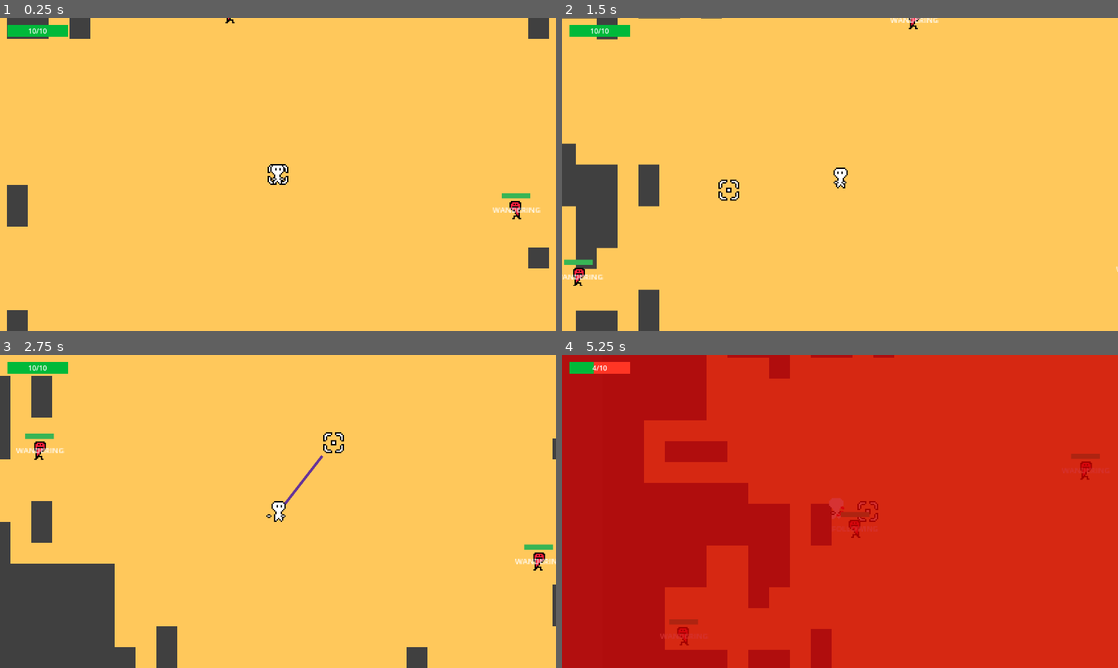
Above: before the commit, frames 1-4 (two rows, left to right).
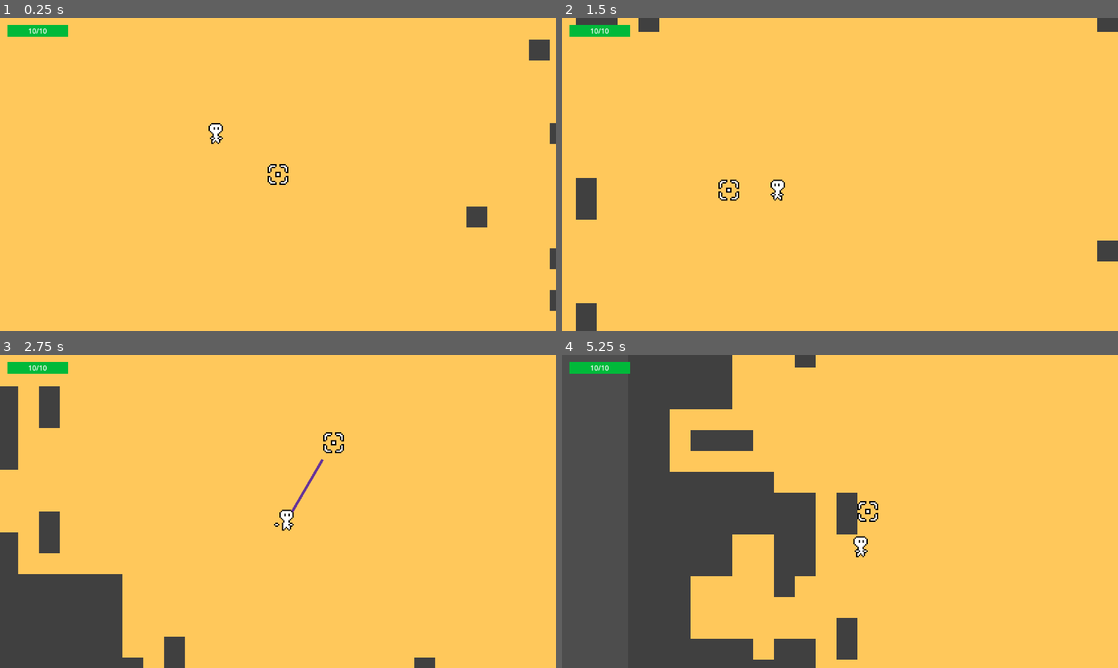
Above: after the commit, the same moments.

Repository: jelmersnippe/punching-game
Game: Godot game, scene res://main.tscn
Same seed, same stepped clock (60 frames per second), same inputs: the game is played once before the commit and once after it.
Inputs (mouse positions are in pixels of both pictures, inside the frame that each line leads up to):
- Up to frame 1 (0.25 s): no input
- Up to frame 2 (1.5 s): move the mouse to (962, 158) at 0.52 s; press the mouse at (962, 158) at 0.53 s; hold D (move_right) 0.53-1.28 s; move the mouse to (728, 190) at 1.27 s; release the mouse at (728, 190) at 1.28 s; hold S (move_down) from 1.28 s (still down); click (728, 190) at 1.35 s
- Up to frame 3 (2.75 s): move the mouse to (333, 442) at 2.02 s; release S (move_down) at 2.03 s; press the mouse at (333, 442) at 2.03 s; hold D (move_right) from 2.03 s (still down)
- Up to frame 4 (5.25 s): move the mouse to (812, 574) at 2.77 s; release D (move_right) at 2.78 s; release the mouse at (812, 574) at 2.78 s; hold W (move_up) 2.78-3.53 s; click (812, 574) at 2.85 s; move the mouse to (1006, 558) at 3.52 s; press the mouse at (1006, 558) at 3.53 s; hold A (move_left) 3.53-5.03 s; move the mouse to (673, 464) at 4.27 s; release the mouse at (673, 464) at 4.28 s; click (673, 464) at 4.35 s; move the mouse to (867, 511) at 5.02 s; press the mouse at (867, 511) at 5.03 s; hold S (move_down) from 5.03 s (still down)

The runs differ from the first frame. In frame 1, 3.0% of the frame differs, in the area x 1-100%, y 0-100%; in frame 2, 5.0%; in frame 3, 4.5%; in frame 4, 100%, in the area x 0-100%, y 0-100%.

Commit message:
Add logic to camera so it offsets towards mouse

Diff:
--- a/main.tscn
+++ b/main.tscn
@@ -9,6 +9,7 @@
 
 [node name="Main" type="Node2D"]
 script = ExtResource("1_r6xi6")
+enemy_spawn_count = 0
 
 [node name="UI" parent="." instance=ExtResource("5_6mjw4")]
 
--- a/player.gd
+++ b/player.gd
@@ -52,8 +52,6 @@
 	var direction = (get_global_mouse_position() - global_position).normalized()
 	draw_line(Vector2(0, 0), distance * direction, Color.REBECCA_PURPLE, 2)
 
-	$Sprite.flip_h = direction.x < 0
-
 func _physics_process(delta):
 	if knocked:
 		move_and_slide()
@@ -78,9 +76,10 @@
 	var input = Vector2(Input.get_axis("move_left", "move_right"), Input.get_axis("move_up", "move_down")).normalized()
 	velocity = input * SPEED
 
-	if input.x > 0:
+	var face_direction = global_position.direction_to(get_global_mouse_position())
+	if face_direction.x > 0:
 		$Sprite.flip_h = false
-	elif input.x < 0:
+	elif face_direction.x < 0:
 		$Sprite.flip_h = true
 
 	if Input.is_action_pressed("charge"):
--- a/player_camera.gd
+++ b/player_camera.gd
@@ -2,9 +2,26 @@
 
 var target: Node2D
 
-func _physics_process(_delta):
-	if target != null:
-		global_position = target.global_position
+@export var max_offset = 100
+@export var smoothing = 5
+
+func _physics_process(delta):
+	if target == null:
+		return
+
+	var screen_size = Vector2(get_viewport().size)
+
+	var mouse_position = get_global_mouse_position()
+	var direction = target.global_position.direction_to(mouse_position)
+
+	var distance_to_edge = (screen_size / 2).length()
+	var mouse_relative_to_screen_center = mouse_position - (screen_size / 2)
+	var mouse_distance = mouse_relative_to_screen_center.length()
+	var offset = direction * lerp(0, max_offset, mouse_distance / distance_to_edge)
+
+	var desired_position = target.global_position + offset
+
+	global_position = global_position.lerp(desired_position, smoothing * delta)
 
 func _on_main_player_spawned(player: Player):
 	target = player
